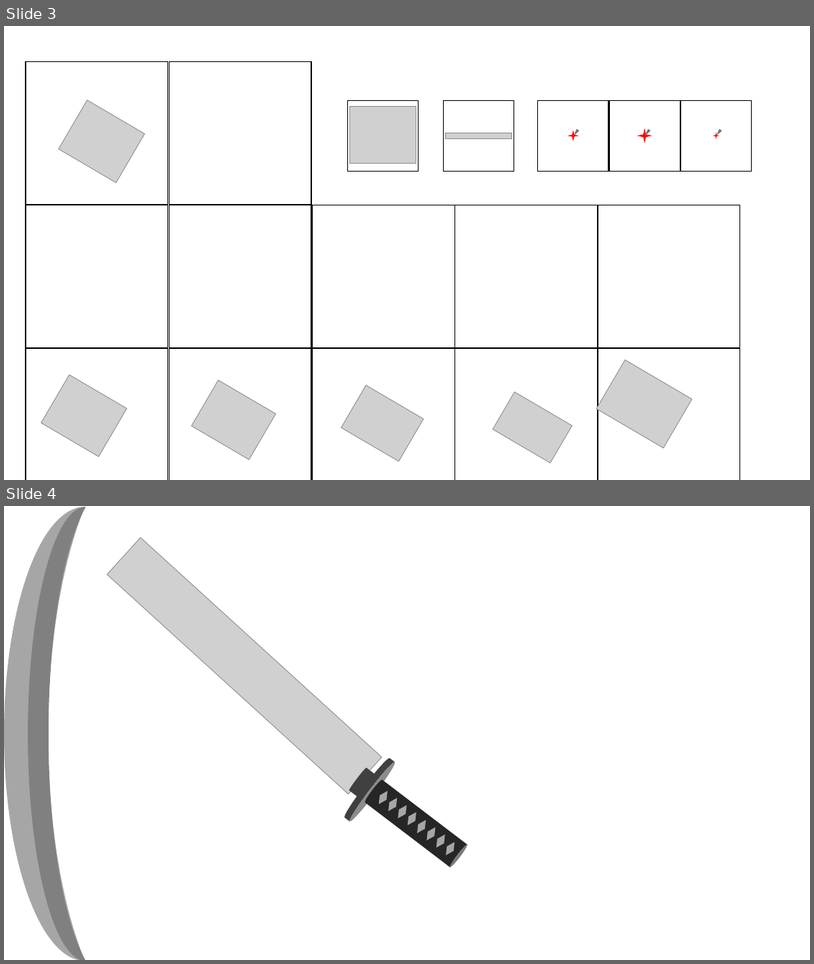
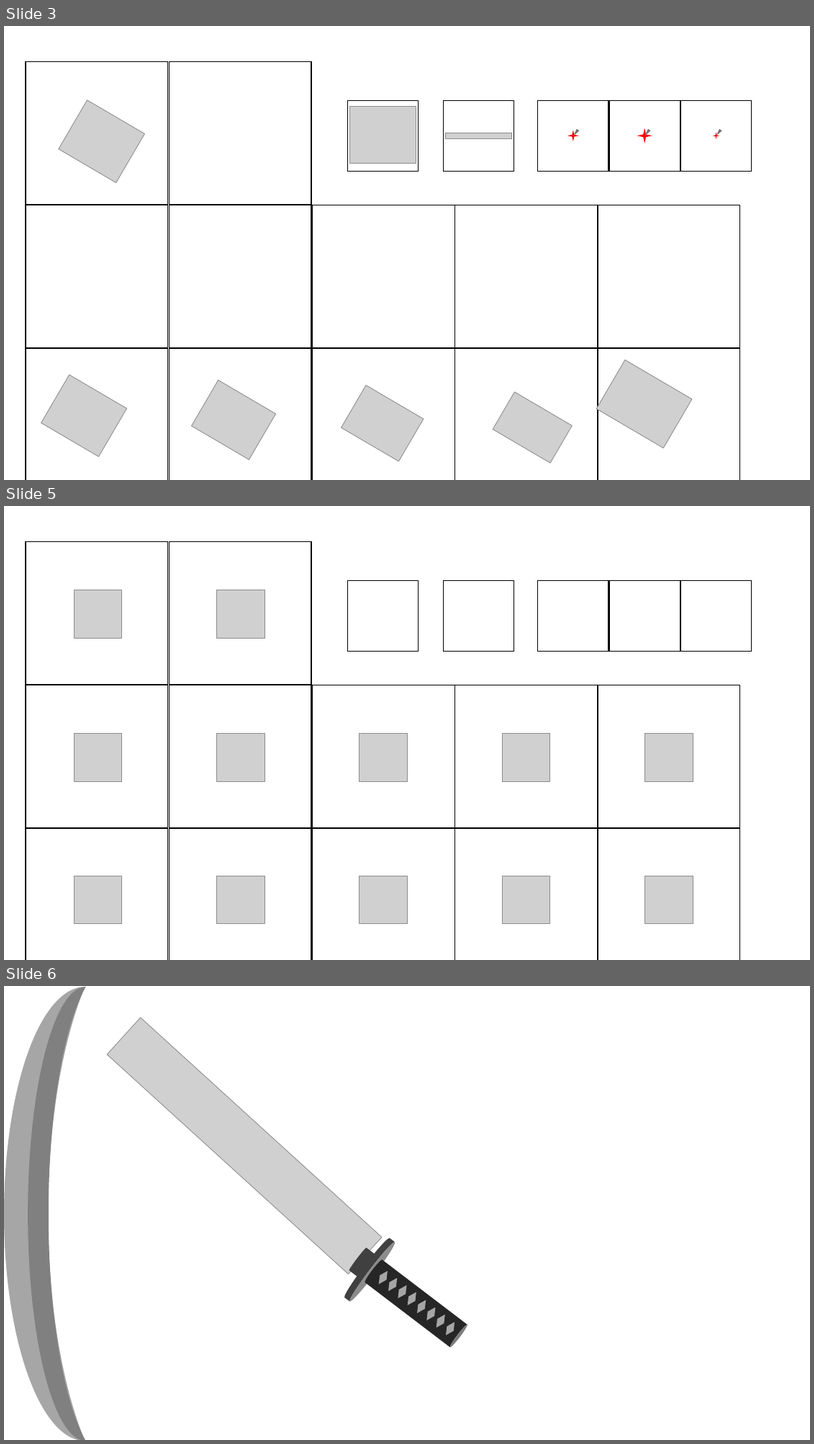
Before and after one commit to TT-3-14159265358979323846264338/defend_the_castle, a slide deck: default/soldier weapon.pptx. Shown one above the other, each under a label of ours: slides 3 and 4 before the commit, slides 3, 5 and 6 after it; the slides between them are not shown. The pictures are 814x964 and 814x1444 pixels, drawn with LibreOffice and Linux fonts; fonts in the diff are those of the drawing; grey boxes stand for pictures. Boxes give left, top, right and bottom in pixels: in the first picture for what was removed or moved away, otherwise in the second. Text is boxed around its words. In the diff, an @@ line names an element or a change of style, - is before the commit and + after.

```diff
--- a/default/soldier weapon.pptx
+++ b/default/soldier weapon.pptx
@@ slide 5 added at bbox=[4, 506, 810, 960], background #FFFFFF @@
@@ rectangle added at bbox=[26, 542, 168, 684], fill #FFFFFF, outline #000000 1 pt @@
@@ rectangle added at bbox=[169, 542, 311, 684], fill #FFFFFF, outline #000000 1 pt @@
@@ picture added at bbox=[74, 590, 122, 638] @@
@@ picture added at bbox=[217, 590, 265, 638] @@
@@ rectangle added at bbox=[347, 580, 419, 651], fill #FFFFFF, outline #000000 1 pt @@
@@ rectangle added at bbox=[444, 580, 514, 651], fill #FFFFFF, outline #000000 1 pt @@
@@ rectangle added at bbox=[538, 580, 609, 651], fill #FFFFFF, outline #000000 1 pt @@
@@ rectangle added at bbox=[610, 580, 680, 651], fill #FFFFFF, outline #000000 1 pt @@
@@ rectangle added at bbox=[682, 580, 752, 651], fill #FFFFFF, outline #000000 1 pt @@
@@ rectangle added at bbox=[26, 685, 168, 827], fill #FFFFFF, outline #000000 1 pt @@
@@ rectangle added at bbox=[169, 685, 311, 827], fill #FFFFFF, outline #000000 1 pt @@
@@ rectangle added at bbox=[313, 685, 455, 827], fill #FFFFFF, outline #000000 1 pt @@
@@ rectangle added at bbox=[455, 685, 597, 827], fill #FFFFFF, outline #000000 1 pt @@
@@ rectangle added at bbox=[598, 685, 741, 827], fill #FFFFFF, outline #000000 1 pt @@
@@ picture added at bbox=[74, 733, 122, 780] @@
@@ picture added at bbox=[217, 733, 265, 780] @@
@@ picture added at bbox=[360, 733, 407, 780] @@
@@ picture added at bbox=[502, 733, 550, 780] @@
@@ picture added at bbox=[646, 733, 693, 780] @@
@@ rectangle added at bbox=[26, 829, 168, 960], fill #FFFFFF, outline #000000 1 pt @@
@@ rectangle added at bbox=[169, 829, 311, 960], fill #FFFFFF, outline #000000 1 pt @@
@@ rectangle added at bbox=[313, 829, 455, 960], fill #FFFFFF, outline #000000 1 pt @@
@@ rectangle added at bbox=[455, 829, 597, 960], fill #FFFFFF, outline #000000 1 pt @@
@@ rectangle added at bbox=[598, 829, 741, 960], fill #FFFFFF, outline #000000 1 pt @@
@@ picture added at bbox=[74, 875, 122, 924] @@
@@ picture added at bbox=[217, 875, 265, 924] @@
@@ picture added at bbox=[360, 875, 407, 924] @@
@@ picture added at bbox=[502, 875, 550, 924] @@
@@ picture added at bbox=[646, 875, 693, 924] @@
@@ what was slide 4 is now slide 6 @@
```
Also in this commit, not shown: 3 other slides added.
